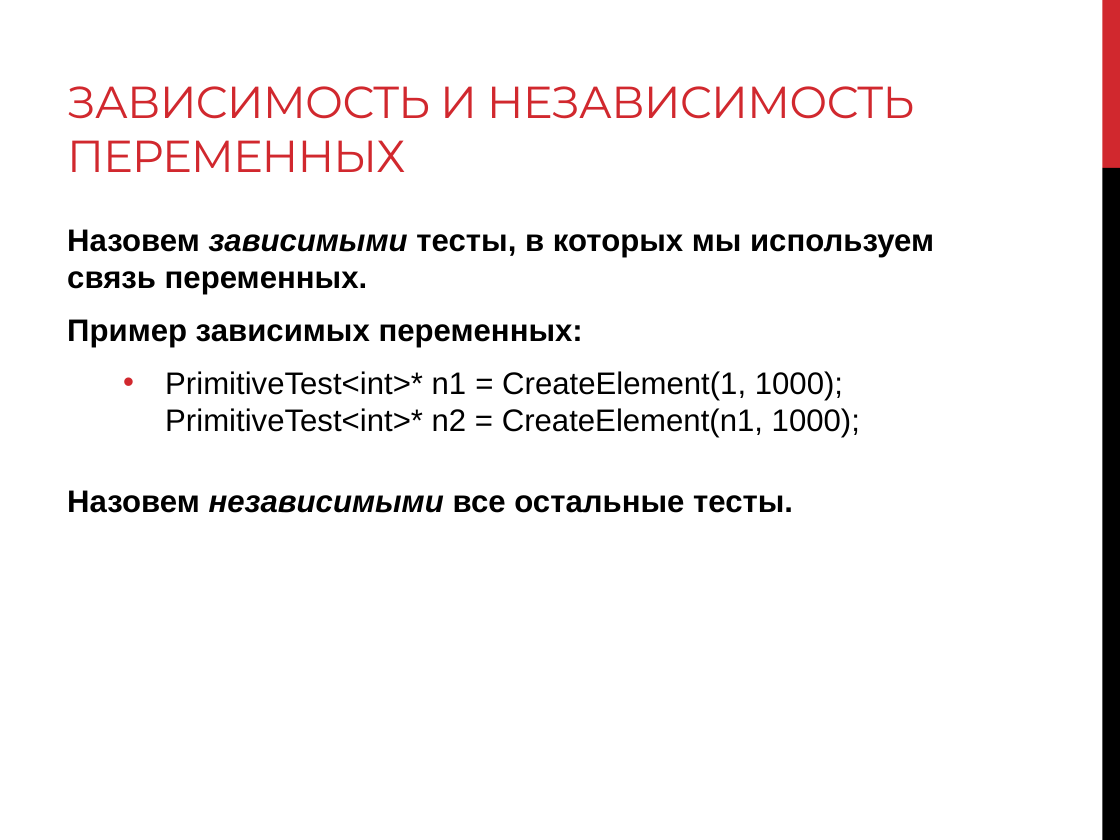
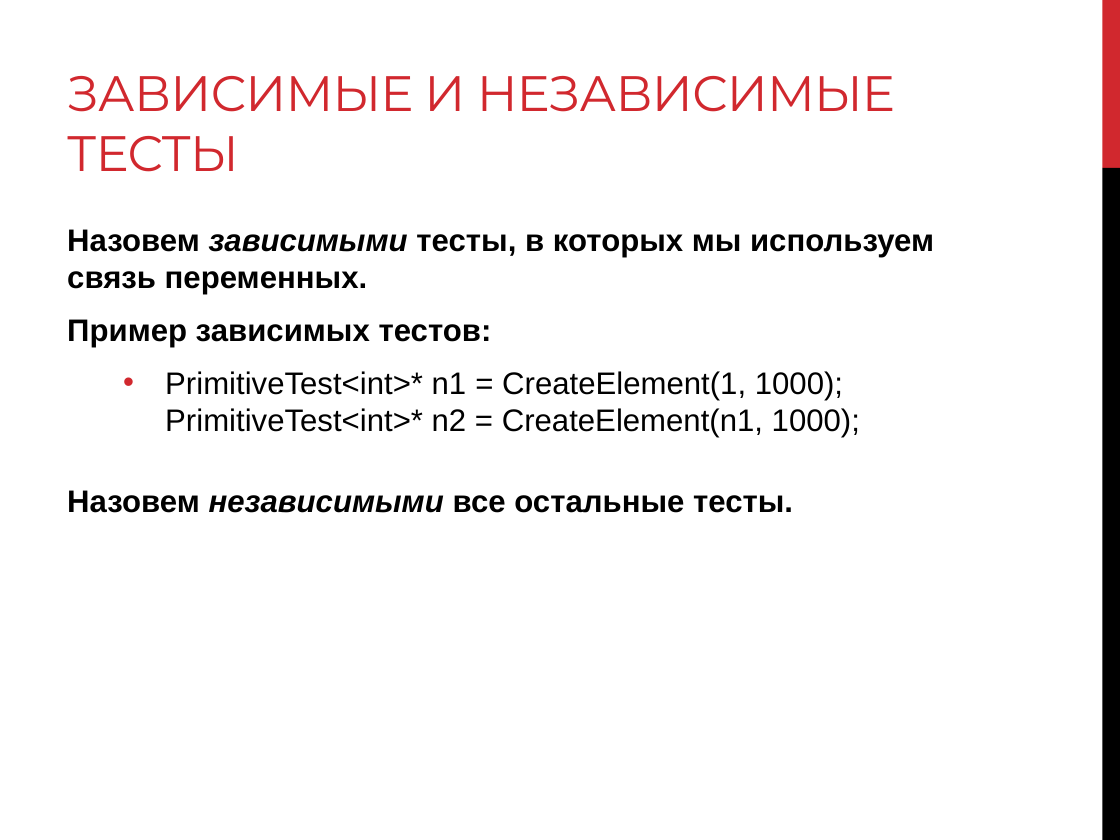
Before and after one commit to levonoganesyan/TestMaker, a slide deck: slide 11 of Diploma_slides.pptx. Drawn at 1120x840 pixels with LibreOffice and Linux fonts; fonts in the diff are those of the drawing. Boxes give left, top, right and bottom in pixels: in the first picture for what was removed or moved away, otherwise in the second. Text is boxed around its words. In the diff, an @@ line names an element or a change of style, - is before the commit and + after.

```diff
--- a/Diploma_slides.pptx
+++ b/Diploma_slides.pptx
@@ title at <box>67,76,895,172</box>: text changed; size 28.8 to 32 pt @@
-ЗАВИСИМОСТЬ И НЕЗАВИСИМОСТЬ ПЕРЕМЕННЫХ
+ЗАВИСИМЫЕ И НЕЗАВИСИМЫЕ ТЕСТЫ
@@ text at <box>67,319,492,347</box>: text changed @@
-Пример зависимых переменных:
+Пример зависимых тестов:
```
Also in this commit, not shown: 2 other files.
